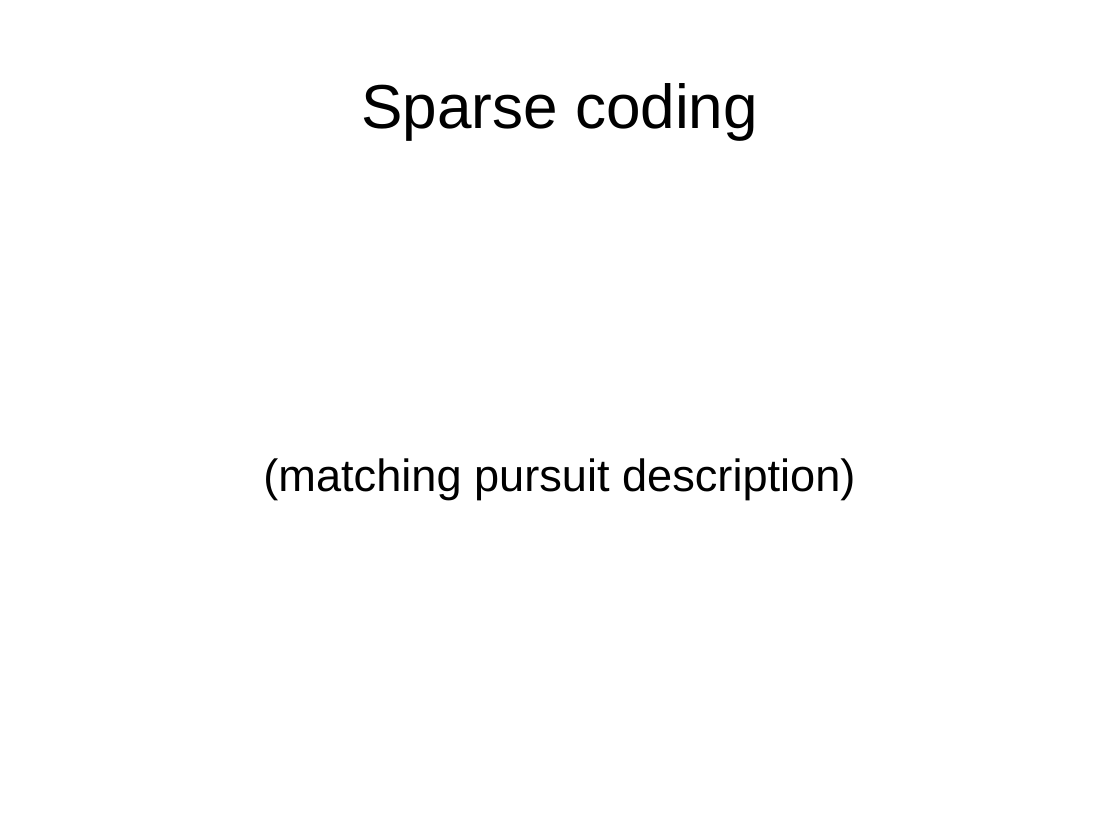
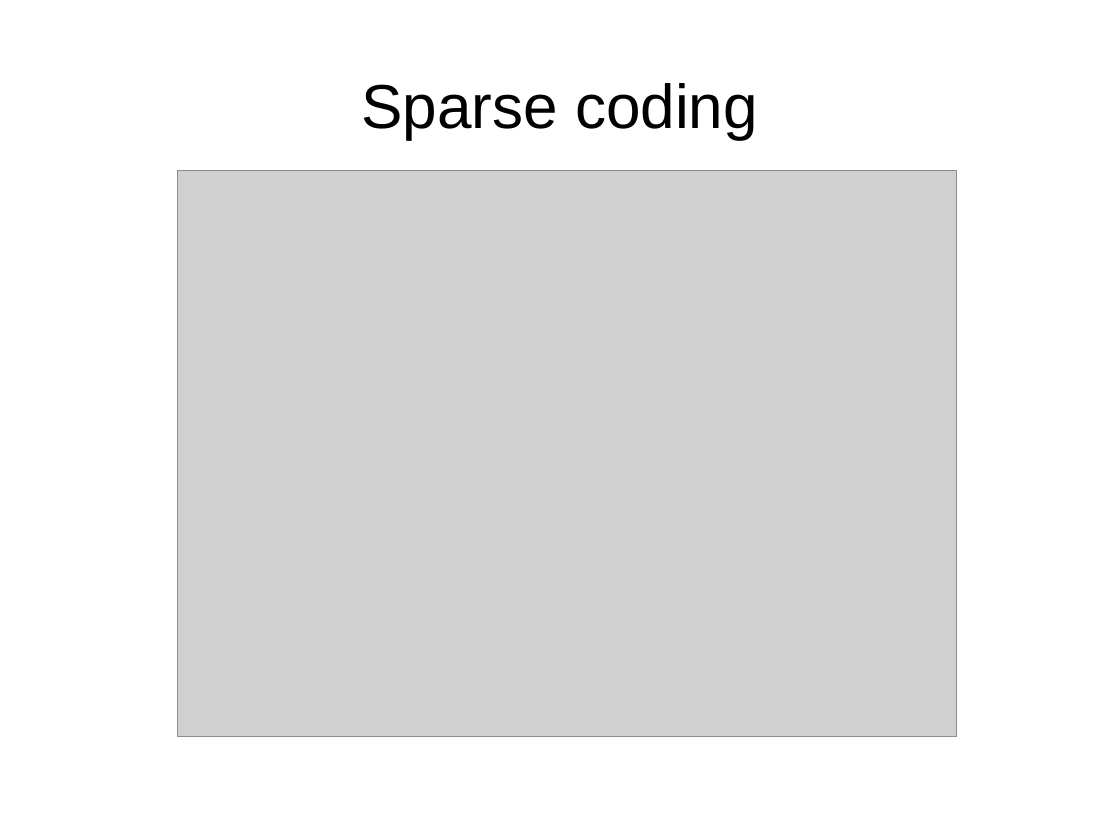
Before and after one commit to Sebu/sprs, a slide deck: slide 10 of progress_report/progress_report.odp. Drawn at 1120x840 pixels with LibreOffice and Linux fonts; fonts in the diff are those of the drawing; grey boxes stand for pictures. Boxes give left, top, right and bottom in pixels: in the first picture for what was removed or moved away, otherwise in the second. Text is boxed around its words. In the diff, an @@ line names an element or a change of style, - is before the commit and + after.

```diff
--- a/progress_report/progress_report.odp
+++ b/progress_report/progress_report.odp
@@ picture added at [178,171,957,737] @@
@@ subtitle removed at [263,458,855,500] @@
-(matching pursuit description)
```
Also in this commit, not shown: 5 other slides changed, 1 slide added.
